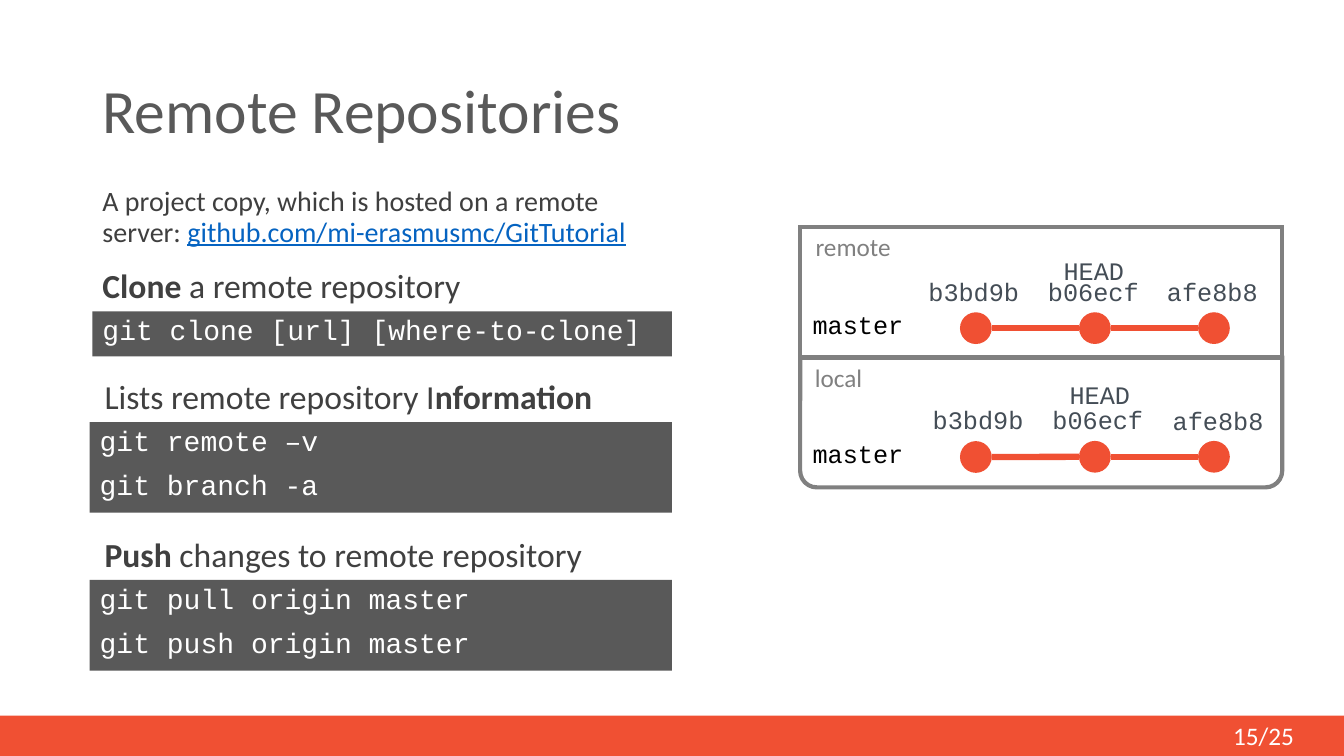
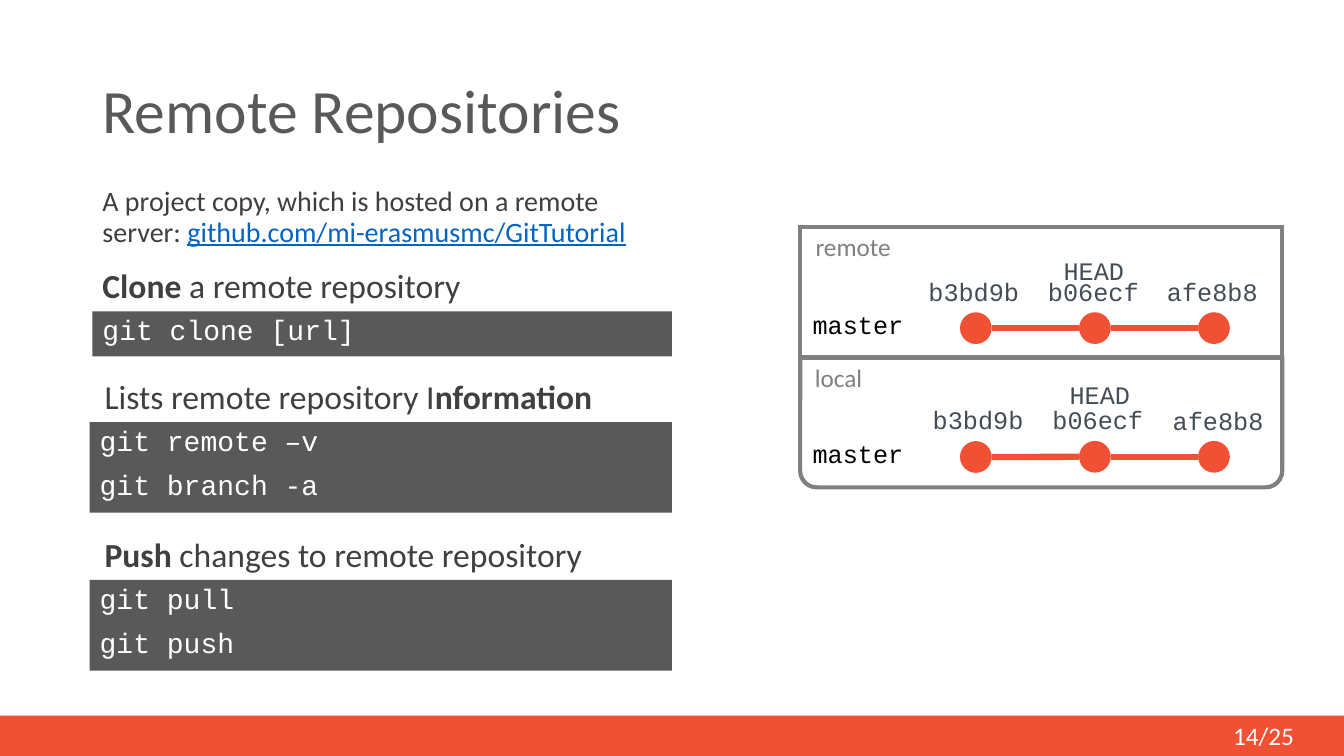
Before and after one commit to mi-erasmusmc/GitTutorial, a slide deck: slide 14 of Documentation/git-pp-presentation.pptx (slide 15 before the commit). Drawn at 1344x756 pixels with LibreOffice and Linux fonts; fonts in the diff are those of the drawing. Boxes give left, top, right and bottom in pixels: in the first picture for what was removed or moved away, otherwise in the second. Text is boxed around its words. In the diff, an @@ line names an element or a change of style, - is before the commit and + after.

```diff
--- a/Documentation/git-pp-presentation.pptx
+++ b/Documentation/git-pp-presentation.pptx
@@ text in rectangle at <box>102,320,355,346</box>: text changed @@
-git clone [url] [where-to-clone]
+git clone [url]
@@ text in rectangle at <box>100,589,234,659</box>: text changed @@
-git pull origin master
-git push origin master
+git pull
+git push
@@ page number at <box>1233,727,1294,746</box>: text changed @@
-15/25
+14/25
```
Also in this commit, not shown: 5 other slides changed, 1 other file.
